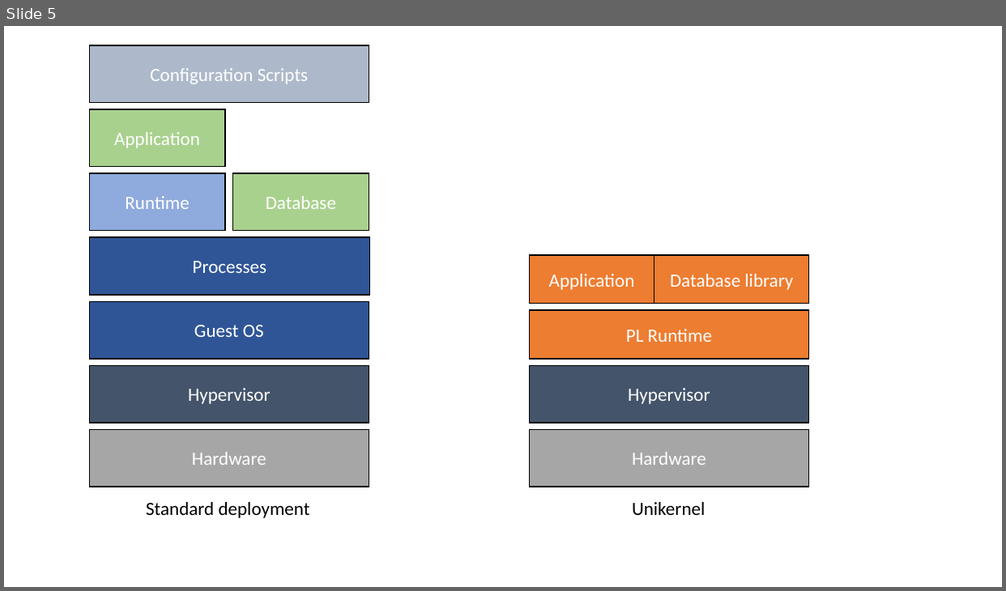
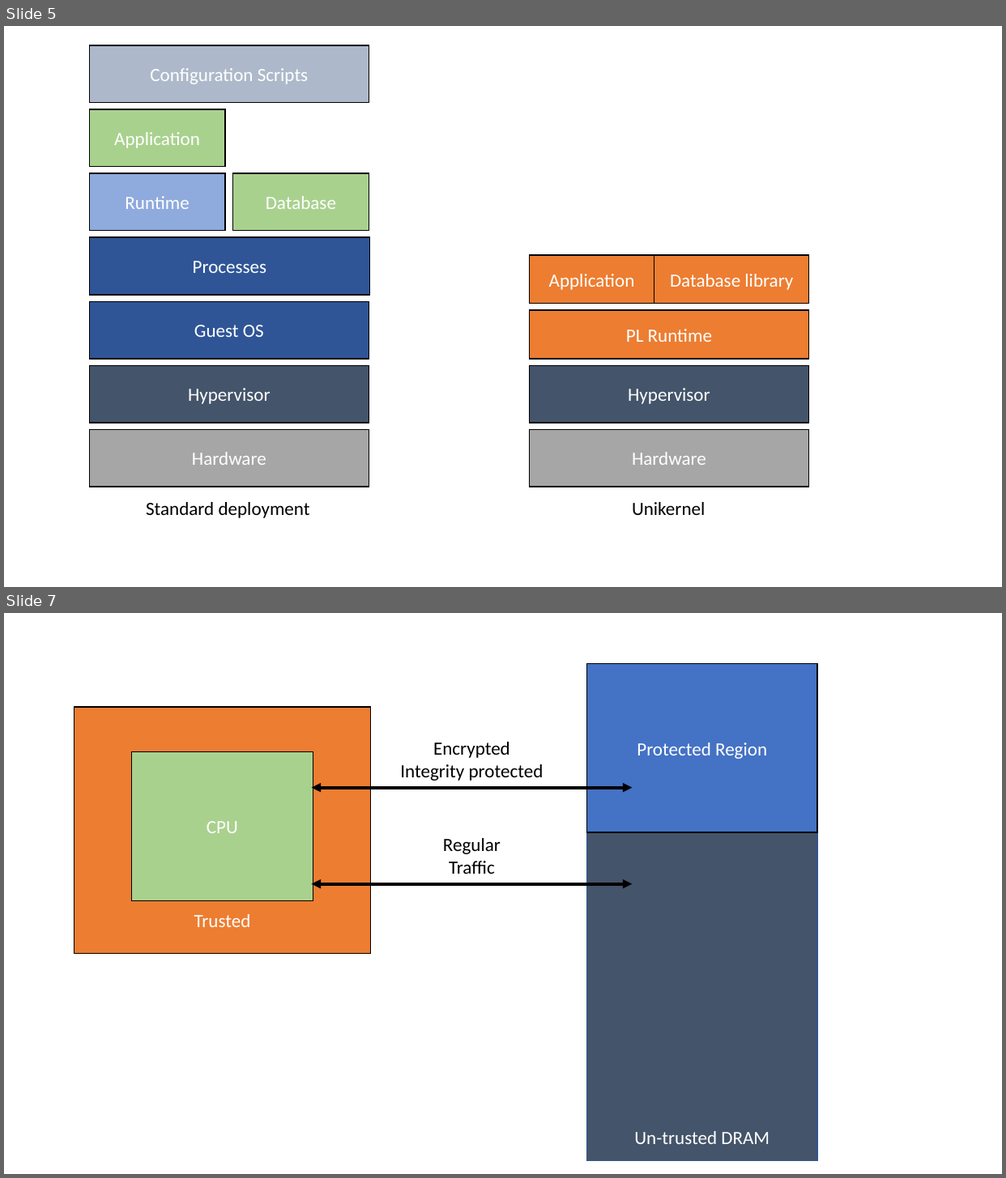
Before and after one commit to aghosn/CandidacyPresentation, a slide deck: old/Figures/figExo.pptx. Shown one above the other, each under a label of ours: slide 5 before the commit, slides 5 and 7 after it; the slides between them are not shown. The pictures are 1006x591 and 1006x1178 pixels, drawn with LibreOffice and Linux fonts; fonts in the diff are those of the drawing. Boxes give left, top, right and bottom in pixels: in the first picture for what was removed or moved away, otherwise in the second. Text is boxed around its words. In the diff, an @@ line names an element or a change of style, - is before the commit and + after.

```diff
--- a/old/Figures/figExo.pptx
+++ b/old/Figures/figExo.pptx
@@ slide 7 added at [4, 613, 1002, 1174], background #FFFFFF @@
@@ rectangle added at [587, 664, 818, 1161], fill #44546A, outline #325491 1 pt, 18 pt, text #FFFFFF @@
+Un-trusted DRAM
@@ rectangle added at [587, 664, 818, 833], fill #4472C4, outline #000000 1 pt, 18 pt, text #FFFFFF @@
+Protected Region
@@ rectangle added at [74, 707, 371, 954], fill #ED7D31, outline #000000 1 pt, 18 pt, text #FFFFFF @@
+Trusted
@@ rectangle added at [132, 752, 313, 901], fill #A9D18E, outline #000000 1 pt, 18 pt, text #FFFFFF @@
+CPU
@@ text added at [400, 742, 543, 781], 18 pt, text #000000 @@
+Encrypted
+Integrity protected
@@ double arrow added from (632, 787) to (312, 787), #000000 3 pt @@
@@ text added at [443, 838, 501, 874], 18 pt, text #000000 @@
+Regular
+Traffic
@@ double arrow added from (632, 884) to (312, 884), #000000 3 pt @@
```
Also in this commit, not shown: 5 other slides added, 9 other files.
